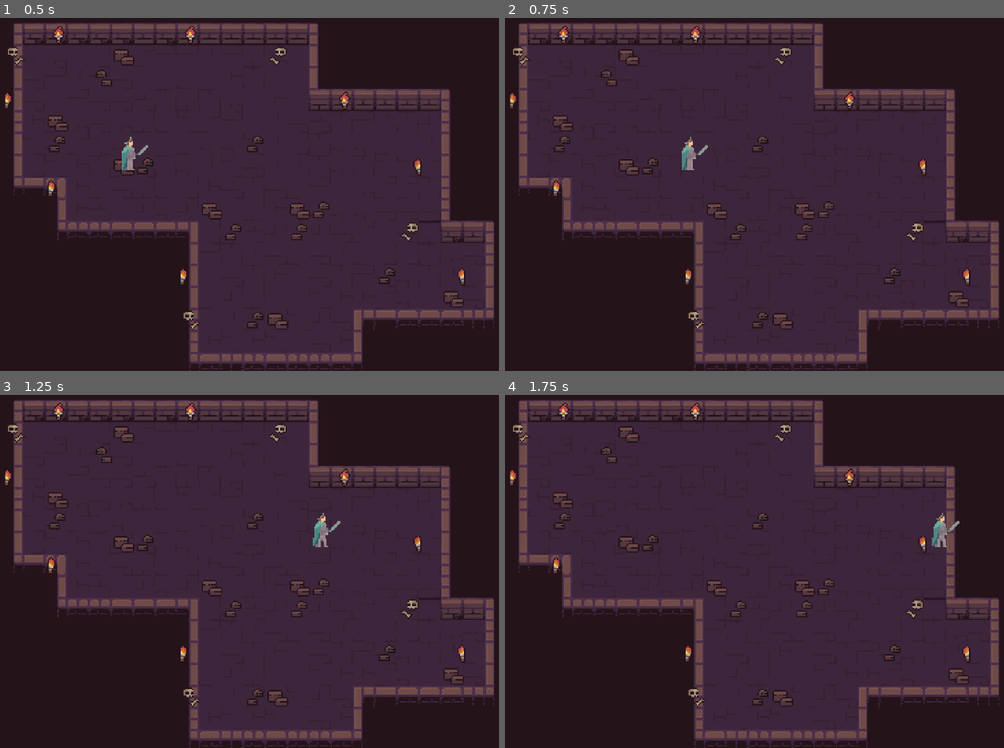
Above: before the commit, frames 1-4 (two rows, left to right).
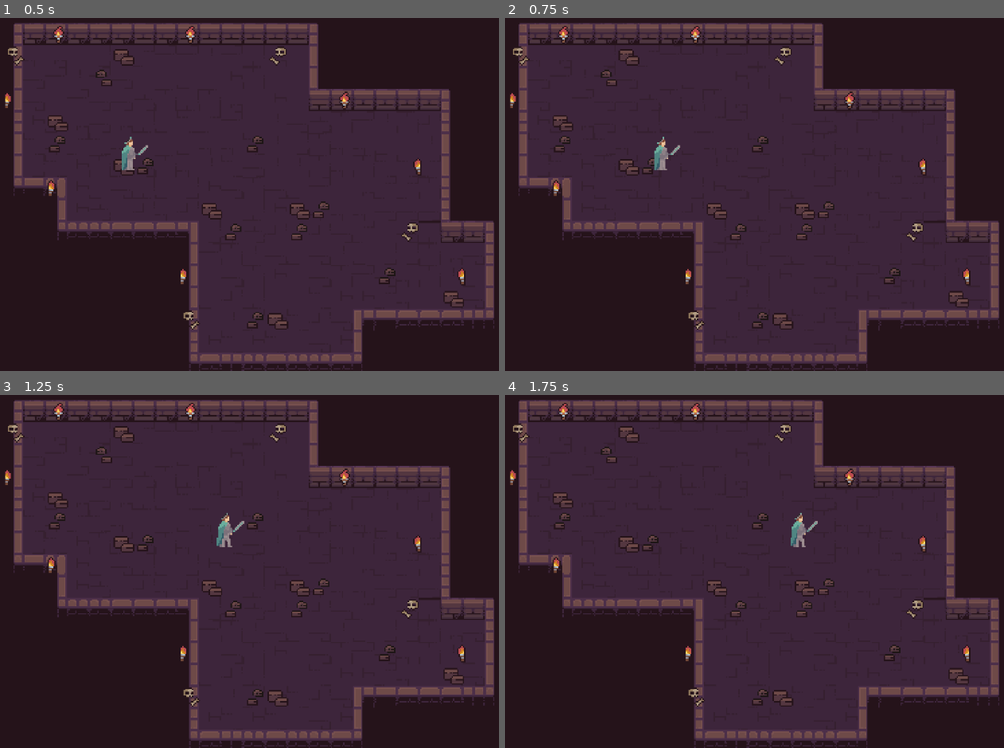
Above: after the commit, the same moments.

Repository: ArKade523/virtue-for-vice
Game: Godot game, scene res://Scenes/dungeon1.tscn
Two runs of this game, one before a commit and one after it. Both use one fixed random seed, a clock stepped at 60 frames per second and the inputs below.
Inputs:
- Up to frame 1 (0.5 s): no input
- Up to frame 2 (0.75 s): tap Enter (ui_accept) at 0.5 s; hold D (right) from 0.53 s (still down)
- Up to frame 3 (1.25 s): keep holding D (right); tap Enter (ui_accept) at 0.77 s
- Up to frame 4 (1.75 s): keep holding D (right); tap Enter (ui_accept) at 1.52 s

Frame 1 is identical in both runs. In frame 2, 0.4% of the frame differs, in the area x 29-41%, y 33-44%; in frame 3, 0.5%, in the area x 43-69%, y 33-44%; in frame 4, 0.5%.

Commit message:
Fixed cheat speed on diagonal, and slowed player to reasonable speed

Diff:
--- a/Scripts/Player.gd
+++ b/Scripts/Player.gd
@@ -1,6 +1,6 @@
 extends CharacterBody2D
 # player variables and constants
-const MOVEMENT_SPEED = 200.0
+const MOVEMENT_SPEED = 100.0
 @export var inventory:Inventory
 
 func _physics_process(delta):
@@ -11,15 +11,15 @@
 		Input.get_action_strength("down") - Input.get_action_strength("up")
 	)
 
-
+	#Attack Animations and logc
 
 
 
 	#Update Movement Speed
-	velocity = input_direction * MOVEMENT_SPEED
+	velocity = input_direction.normalized() * MOVEMENT_SPEED
+	#Runs the walking animations
 	match input_direction:
 		Vector2(1,0): #moving to the right
-			print("made it here")
 			$AnimatedSprite2D.play("walk_right")
 		Vector2(-1,0): #moving to the left
 			$AnimatedSprite2D.play("walk_left")
Not shown, added: Assets/DarkBluePrince-Sheet.png.import
Not shown, added: Assets/GremlinDude.png.import
Not shown, added: Assets/SkullSludge.png.import
